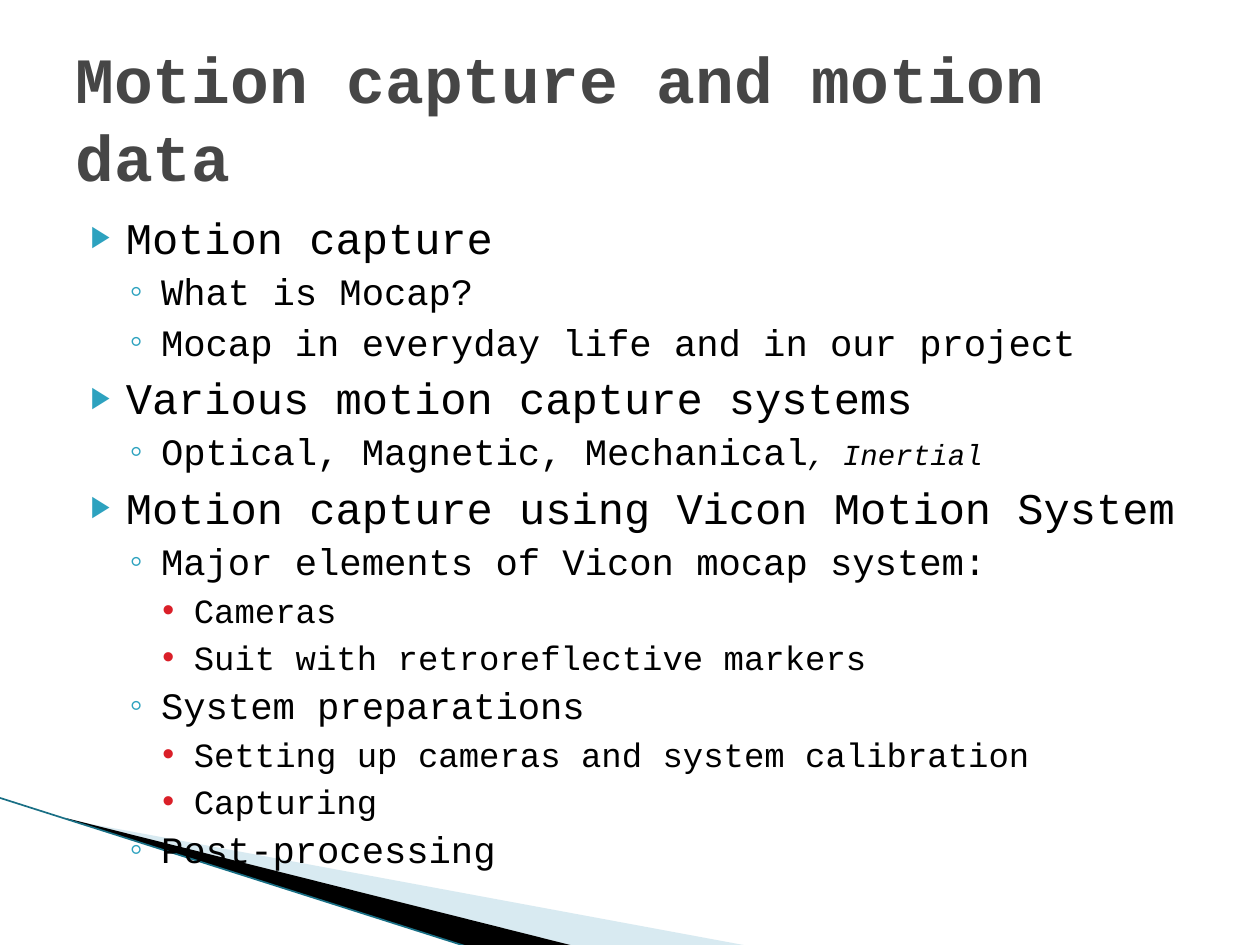
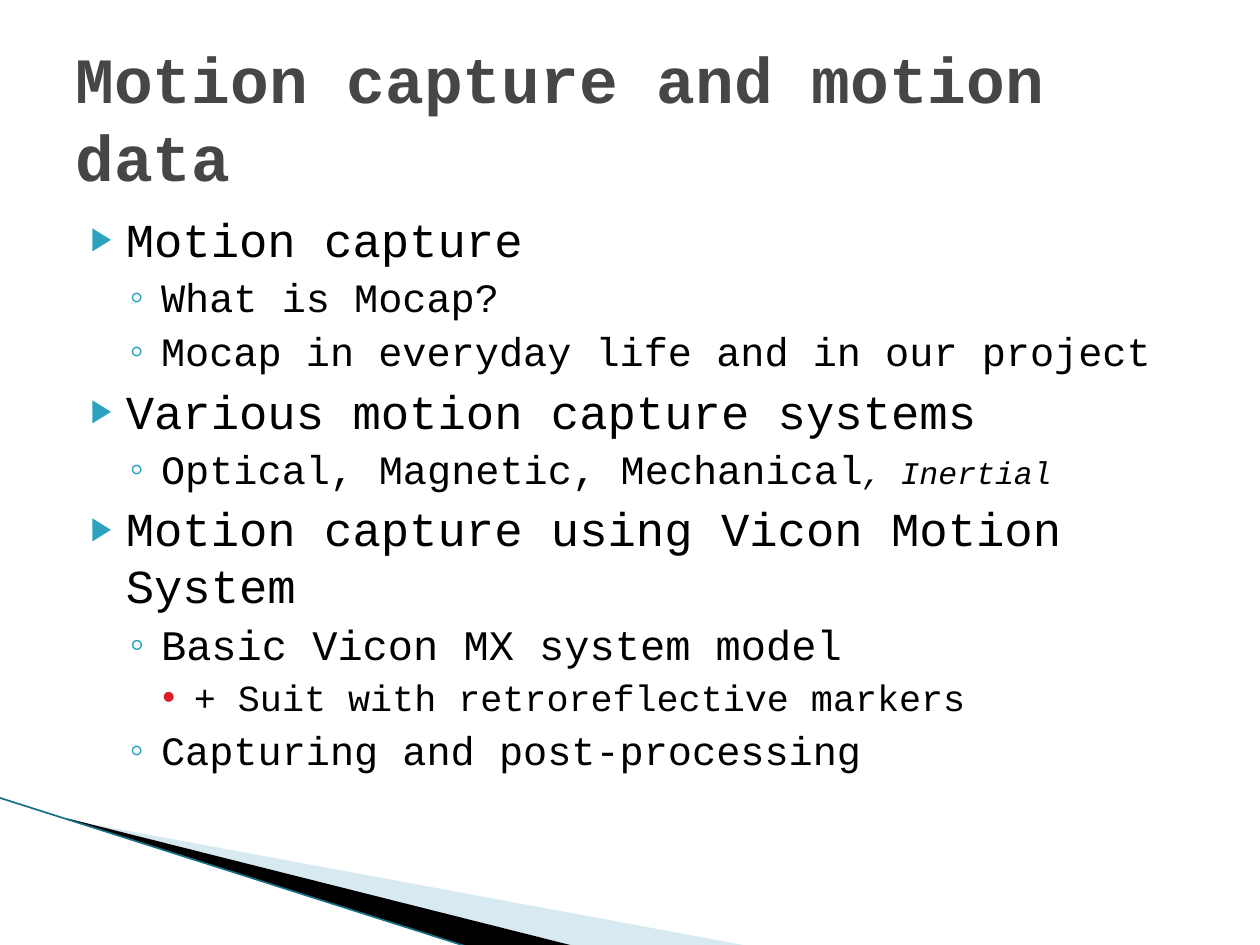
Before and after one commit to hobama/cvg01, a slide deck: slide 5 of docs/Presentation/Presentation.pptx. Drawn at 1260x945 pixels with LibreOffice and Linux fonts; fonts in the diff are those of the drawing; background and template pictures are left out. Boxes give left, top, right and bottom in pixels: in the first picture for what was removed or moved away, otherwise in the second. Text is boxed around its words. In the diff, an @@ line names an element or a change of style, - is before the commit and + after.

```diff
--- a/docs/Presentation/Presentation.pptx
+++ b/docs/Presentation/Presentation.pptx
@@ text at box(126, 223, 1151, 613): size 25 to 27 pt in "Motion capture", "Various motion capture systems", "Motion capture using Vicon Motion System"; size 21.3 to 23 pt in "What is Mocap?", "Mocap in everyday life and in our ...", "Optical, Magnetic, Mechanical,"; size 16.6 to 18 pt in "Mechanical, Inertial" @@
@@ text at box(161, 630, 965, 774): text changed; size 19.4 to 21 pt @@
-  ◦ Major elements of Vicon mocap system:
-    • Cameras
-    • Suit with retroreflective markers
-  ◦ System preparations
-    • Setting up cameras and system calibration
-    • Capturing
-  ◦ Post-processing
+  ◦ Basic Vicon MX system model
+    • + Suit with retroreflective markers
+  ◦ Capturing and post-processing
```
Also in this commit, not shown: 1 other slide changed.
